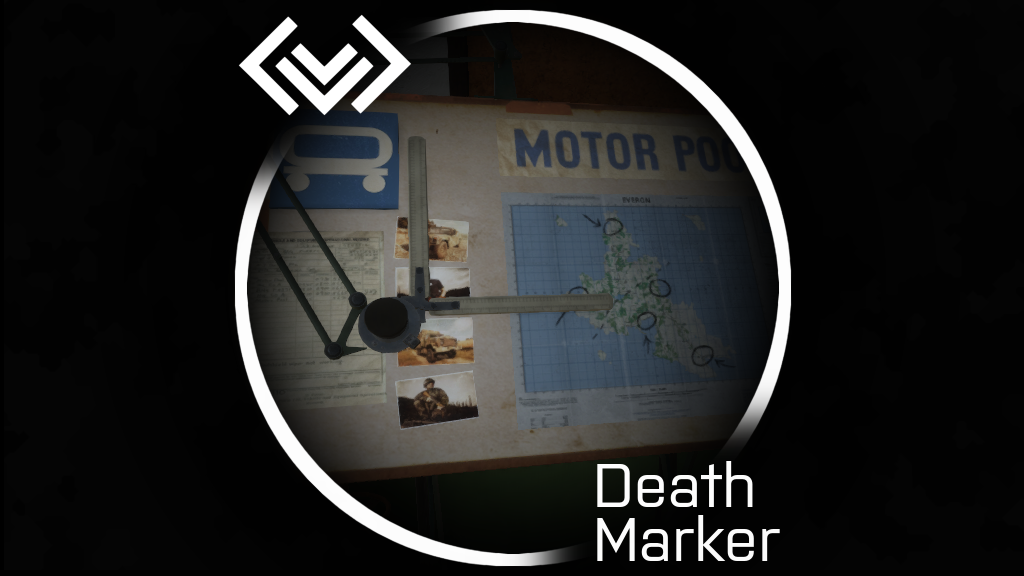
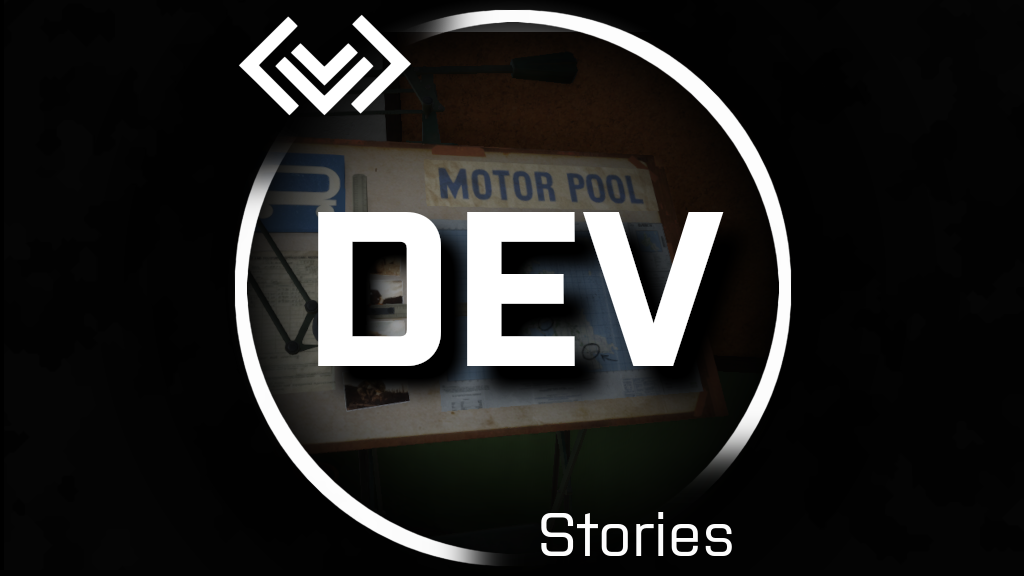
Layered file, before and after one edit (1024x576). Changes by layer:
showed "DEV #1" over 292, 185, 779, 437
hid "White ring blurred #7" over 247, 9, 780, 567
added layer "White ring blurred #8" in group "darc stories workbench" over 247, 9, 780, 567
painted on "Text #6" over 541, 461, 780, 561
painted on "Pasted Layer #6" over 247, 0, 780, 567